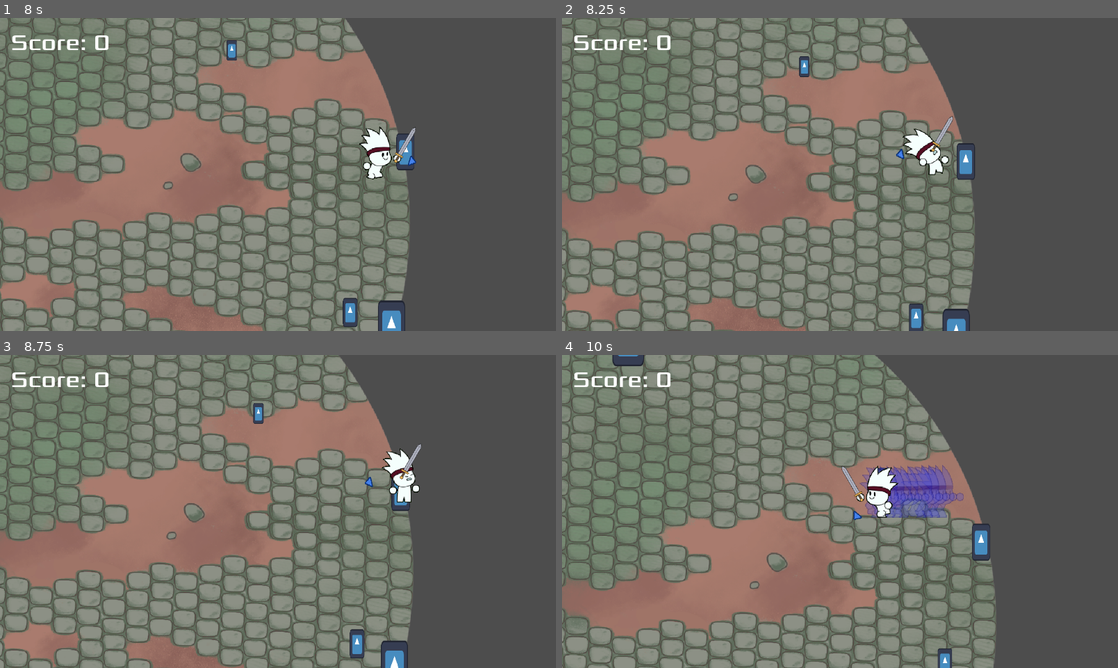
Above: before the commit, frames 1-4 (two rows, left to right).
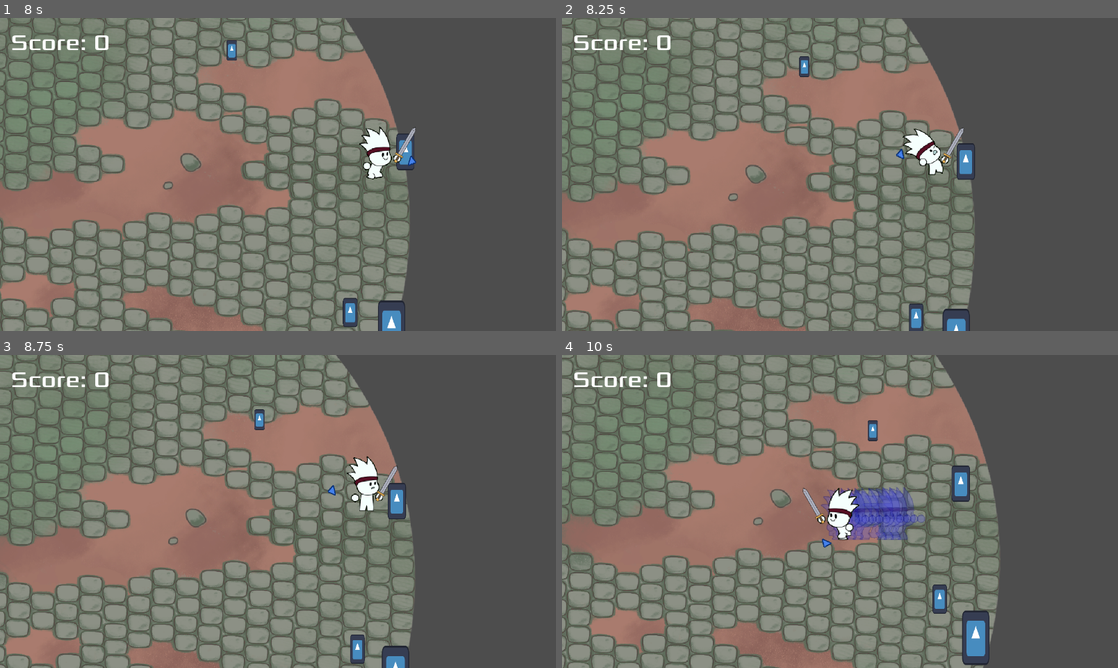
Above: after the commit, the same moments.

Repository: freddder/GMTK_Jam_2024
Game: Godot game, scene res://scenes/main_menu.tscn
Same seed, same stepped clock (60 frames per second), same inputs: the game is played once before the commit and once after it. The engine's default icon, where the game draws it, is replaced by a stand-in: a white triangle on a blue panel in a dark square.
Inputs (mouse positions are in pixels of both pictures, inside the frame that each line leads up to):
- Up to frame 1 (8 s): click "Play" at 0.5 s; move the mouse to (400, 158) at 1.27 s; hold D (move_right) 1.28-2.03 s; hold Shift (dash) 1.28-2.03 s; tap Space (heavy_attack) at 1.55, 2.1, 4.55, 5.1, 7.55 s; move the mouse to (166, 190) at 2.02 s; hold S (move_down) 2.03-2.78 s; click (166, 190) at 2.3 s; move the mouse to (333, 105) at 2.77 s; hold D (move_right) 2.78-3.53 s; click (333, 105) at 2.85 s; right-click (333, 105) at 3.05 s; move the mouse to (250, 237) at 3.52 s; hold W (move_up) 3.53-4.28 s; right-click (250, 237) at 3.6 s; tap Shift (dash) at 3.8, 6.8 s; move the mouse to (444, 221) at 4.27 s; hold Shift (dash) 4.28-5.03 s; hold A (move_left) 4.28-5.78 s; move the mouse to (111, 127) at 5.02 s; click (111, 127) at 5.3 s; move the mouse to (305, 174) at 5.77 s; hold S (move_down) 5.78-6.53 s; click (305, 174) at 5.85 s; right-click (305, 174) at 6.05 s; move the mouse to (194, 96) at 6.52 s; hold D (move_right) 6.53-7.28 s; right-click (194, 96) at 6.6 s; move the mouse to (400, 158) at 7.27 s; hold W (move_up) from 7.28 s (still down); hold Shift (dash) from 7.28 s (still down)
- Up to frame 2 (8.25 s): move the mouse to (728, 190) at 8.02 s; release W (move_up) at 8.03 s; release Shift (dash) at 8.03 s; hold D (move_right) from 8.03 s (still down); tap Space (heavy_attack) at 8.1 s
- Up to frame 3 (8.75 s): keep holding D (move_right); click (166, 527) at 8.3 s
- Up to frame 4 (10 s): move the mouse to (895, 442) at 8.77 s; release D (move_right) at 8.78 s; hold S (move_down) 8.78-9.53 s; click (895, 442) at 8.85 s; right-click (895, 442) at 9.05 s; move the mouse to (812, 574) at 9.52 s; hold A (move_left) from 9.53 s (still down); right-click (812, 574) at 9.6 s; tap Shift (dash) at 9.8 s

Frame 1 is identical in both runs. In frame 2, 0.2% of the frame differs, in the area x 66-73%, y 31-47%; in frame 3, 26%; in frame 4, 50%, in the area x 0-79%, y 0-100%.

Commit message:
fix sword positioning on hit react, fix minor bugs during the animation

Diff:
--- a/scenes/player.tscn
+++ b/scenes/player.tscn
@@ -141,7 +141,7 @@
 "texture": SubResource("AtlasTexture_qc41p")
 }],
 "loop": false,
-"name": &"damage",
+"name": &"hit_react",
 "speed": 15.0
 }, {
 "frames": [{
@@ -251,13 +251,13 @@
 [node name="AnimatedSprite2D" type="AnimatedSprite2D" parent="."]
 material = SubResource("ShaderMaterial_asjqi")
 sprite_frames = SubResource("SpriteFrames_l4jrd")
-animation = &"damage"
+animation = &"hit_react"
 frame = 7
 frame_progress = 1.0
 metadata/_edit_group_ = true
 
 [node name="SwordSocket" type="Node2D" parent="."]
-position = Vector2(35, 10)
+position = Vector2(19, 22)
 rotation = 0.523599
 script = ExtResource("4_irc1d")
 blade_tip = ExtResource("5_gqm2j")
--- a/scripts/player.gd
+++ b/scripts/player.gd
@@ -449,10 +449,11 @@
 		on_attack_released()
 
 
+func can_dash() -> bool:
+	return should_move()
+
+
 func handle_dash_input(event: InputEvent) -> void:
-	if !should_move():
-		return
-
 	var elapsed_time := (Time.get_ticks_msec() - last_dash_end_time) / 1000.0
 	var is_on_cooldown := default_dash_cooldown > elapsed_time
 	if is_on_cooldown:
@@ -478,24 +479,28 @@
 	$DashMotionTrailTimer.stop()
 
 
+func can_attack() -> bool:
+	return (is_alive()
+		and not ($AnimatedSprite2D.animation == "hit_react" and $AnimatedSprite2D.is_playing()))
+
+
 func _input(event: InputEvent) -> void:
-	if !is_alive():
-		return
-
-	if event.is_action("primary_attack"):
-		handle_primary_attack_input(event)
-	elif event.is_action("secondary_attack"):
-		handle_secondary_attack_input(event)
-	elif event.is_action("heavy_attack"):
-		handle_heavy_attack_input(event)
-	elif event.is_action_pressed("dash"):
-		handle_dash_input(event)
+	if can_attack():
+		if event.is_action("primary_attack"):
+			handle_primary_attack_input(event)
+		elif event.is_action("secondary_attack"):
+			handle_secondary_attack_input(event)
+		elif event.is_action("heavy_attack"):
+			handle_heavy_attack_input(event)
+
+	if can_dash():
+		if event.is_action_pressed("dash"):
+			handle_dash_input(event)
 
 
 func should_move() -> bool:
-	return (is_alive() and !is_charging_attack() and
-	!($AnimatedSprite2D.animation == "damage" and $AnimatedSprite2D.is_playing()))
-
+	return (is_alive() and not is_charging_attack()
+		and not ($AnimatedSprite2D.animation == "hit_react" and $AnimatedSprite2D.is_playing()))
 
 
 func is_charging_attack() -> bool:
@@ -549,7 +554,8 @@
 
 	set_health(health - damage)
 	if is_alive():
-		$AnimatedSprite2D.play("damage")
+		if $AnimatedSprite2D.animation != "hit_react":
+			$AnimatedSprite2D.play("hit_react")
 		pending_knockback_forces.push_back(knockback_force)
 
 
--- a/scripts/sword_socket.gd
+++ b/scripts/sword_socket.gd
@@ -27,6 +27,17 @@
 	Vector2(36.0, 14.0),
 	Vector2(36.0, 15.0),
 	Vector2(36.0, 13.0),
+]
+
+var hit_react_animation_offsets: Array[Vector2] = [
+	Vector2(25.0, 26.0),
+	Vector2(25.0, 26.0),
+	Vector2(21.0, 22.0),
+	Vector2(19.5, 19.0),
+	Vector2(19.0, 19.0),
+	Vector2(20.0, 22.0),
+	Vector2(25.0, 31.0),
+	Vector2(39.0, 20.0),
 ]
 
 
@@ -69,6 +80,8 @@
 		return_value = idle_animation_offsets[player_sprite.frame]
 	elif player_sprite.animation == "run":
 		return_value = run_animation_offsets[player_sprite.frame]
+	elif player_sprite.animation == "hit_react":
+		return_value = hit_react_animation_offsets[player_sprite.frame]
 
 	return_value.x *= get_horizontal_flip()
 	return return_value
--- a/scripts/wipe_area.gd
+++ b/scripts/wipe_area.gd
@@ -4,7 +4,6 @@
 var radius_growth_duration: float = 0.5
 var min_radius: float = 0.0
 var max_radius: float = 2000.0
-var started_flashing := false
 
 @onready var spawn_time := Time.get_ticks_msec()
 
